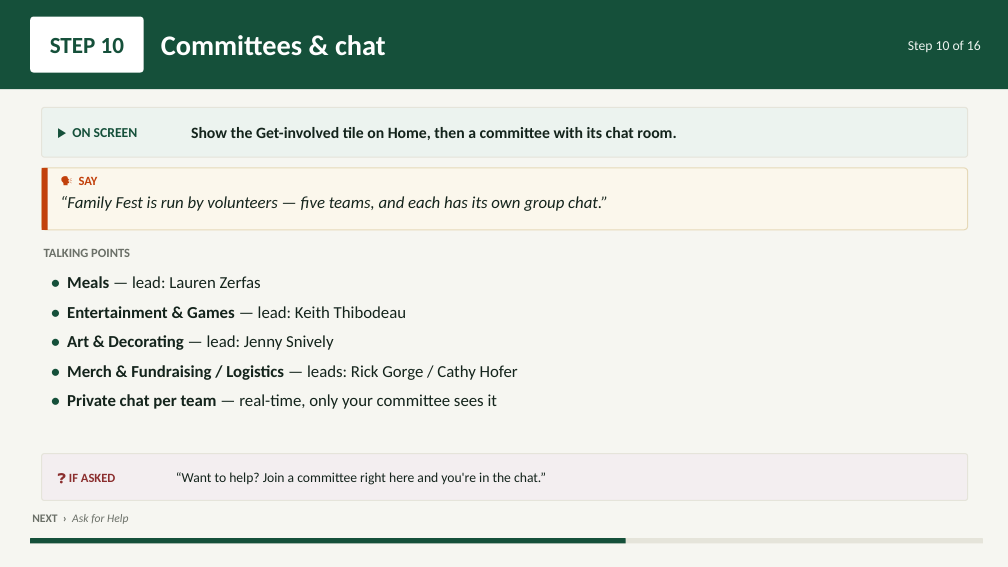
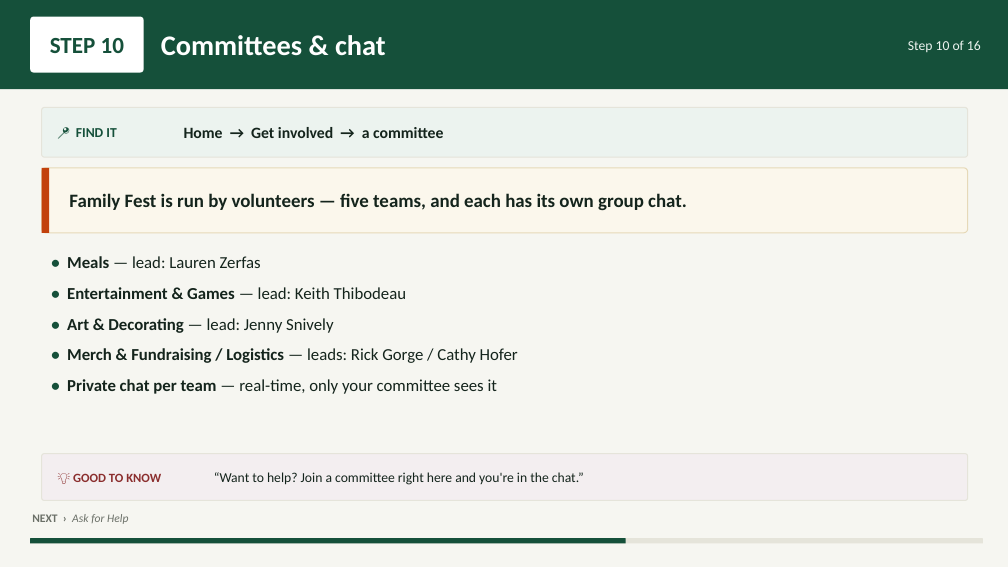
Before and after one commit to btheis15/mlr-app, a slide deck: slide 11 of presentation/MLR-App-Presentation.pptx. Drawn at 1008x567 pixels with LibreOffice and Linux fonts; fonts in the diff are those of the drawing. Boxes give left, top, right and bottom in pixels: in the first picture for what was removed or moved away, otherwise in the second. Text is boxed around its words. In the diff, an @@ line names an element or a change of style, - is before the commit and + after.

```diff
--- a/presentation/MLR-App-Presentation.pptx
+++ b/presentation/MLR-App-Presentation.pptx
@@ text at box(76, 128, 116, 137): text changed @@
-▶ ON SCREEN
+📍 FIND IT
@@ text at box(184, 127, 443, 138): text changed @@
-Show the Get-involved tile on Home, then a committee with its chat room.
+Home → Get involved → a committee
@@ text "Family Fest is run by ..." at box(69, 193, 687, 211): vertical alignment top to middle @@
@@ text removed at box(79, 176, 98, 185) @@
-🗣 SAY
@@ text at box(69, 193, 687, 211): text changed; size 16 to 18 pt; bold on; italic off @@
-“Family Fest is run by volunteers — five teams, and each has its own group chat.”
+Family Fest is run by volunteers — five teams, and each has its own group chat.
@@ text removed at box(44, 249, 130, 257) @@
-TALKING POINTS
@@ text "• Meals — lead: Lauren ...": place and size @@
-text "• Meals — lead: Lauren ..." at box(67, 276, 518, 409)
+text "• Meals — lead: Lauren ..." at box(67, 256, 518, 394)
@@ text "• Meals — lead: Lauren ..." at box(67, 256, 518, 394): more space between paragraphs @@
@@ text removed at box(69, 473, 116, 482) @@
-❓ IF ASKED
@@ text added at box(73, 473, 161, 482), 12 pt, text #8B2E2E, bold @@
+💡 GOOD TO KNOW
@@ text "“Want to help? Join a ...": place and size @@
-text "“Want to help? Join a ..." at box(176, 472, 546, 485)
+text "“Want to help? Join a ..." at box(214, 472, 584, 485)
```
Also in this commit, not shown: 14 other slides changed, 1 other file.
